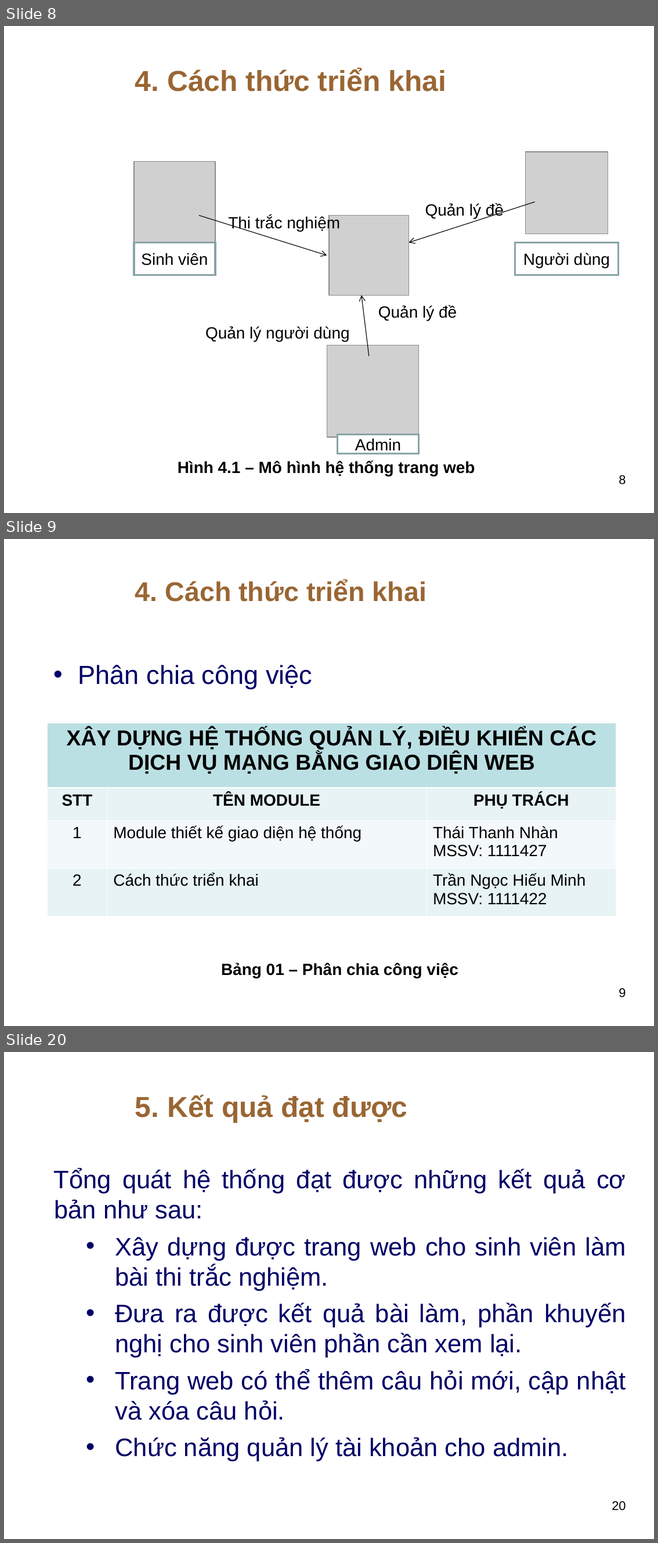
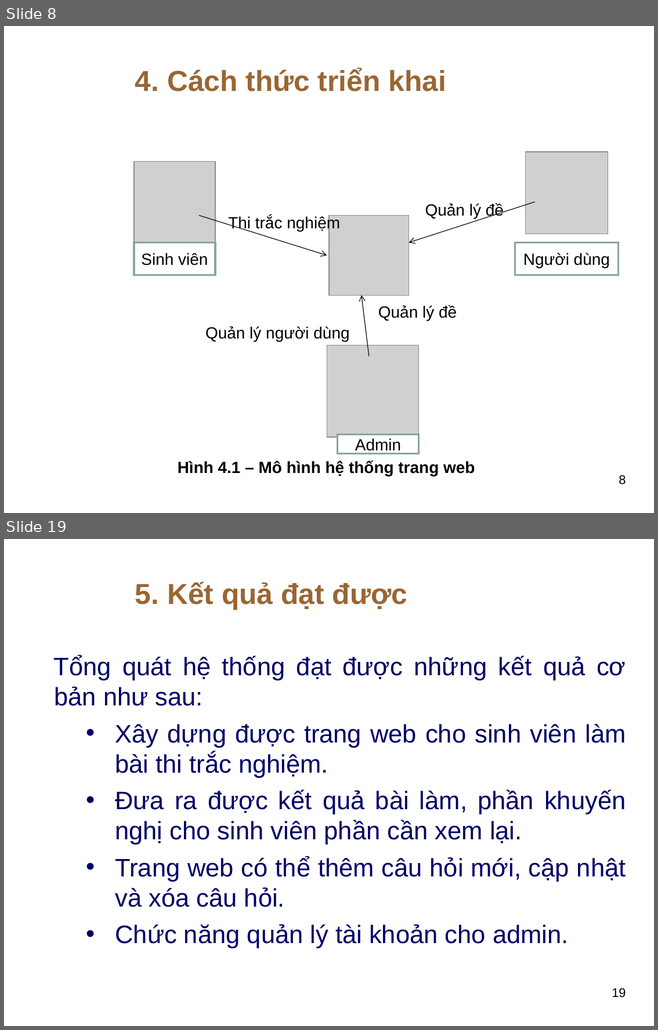
Before and after one commit to thuhuynh4393/testfrontend, a slide deck: Thu HUynh - SLide bao cao.ppt. Shown one above the other, each under a label of ours: slides 8, 9 and 20 before the commit, slides 8 and 19 after it; the slides between them are not shown. The pictures are 658x1543 and 658x1030 pixels, drawn with LibreOffice and Linux fonts; fonts in the diff are those of the drawing; grey boxes stand for pictures; background and template pictures are left out. Boxes give left, top, right and bottom in pixels: in the first picture for what was removed or moved away, otherwise in the second. Text is boxed around its words. In the diff, an @@ line names an element or a change of style, - is before the commit and + after.

```diff
--- a/Thu HUynh - SLide bao cao.ppt
+++ b/Thu HUynh - SLide bao cao.ppt
@@ slide 9 removed at (4, 539, 654, 1026), background picture (left out) @@
@@ text removed at (135, 580, 426, 602) @@
-4. Cách thức triển khai
@@ text removed at (78, 665, 312, 689) @@
-• Phân chia công việc
@@ table removed at (48, 723, 616, 917), 4 rows, 3 columns @@
-XÂY DỰNG HỆ THỐNG QUẢN LÝ, ĐIỀU KHIỂN CÁC DỊCH VỤ MẠNG BẰNG GIAO DIỆN WEB |  | 
-STT | TÊN MODULE | PHỤ TRÁCH
-1 | Module thiết kế giao diện hệ thống | Thái Thanh Nhàn / MSSV: 1111427
-2 | Cách thức triển khai | Trần Ngọc Hiếu Minh / MSSV: 1111422
@@ text removed at (221, 963, 458, 978) @@
-Bảng 01 – Phân chia công việc
@@ page number removed at (618, 988, 625, 998) @@
-9
@@ what was slide 20 is now slide 19 @@
@@ page number at (611, 988, 625, 998): text changed @@
-20
+19
```
Also in this commit, not shown: 4 slides changed, 10 slides added, 10 other slides removed, 1 other file.
